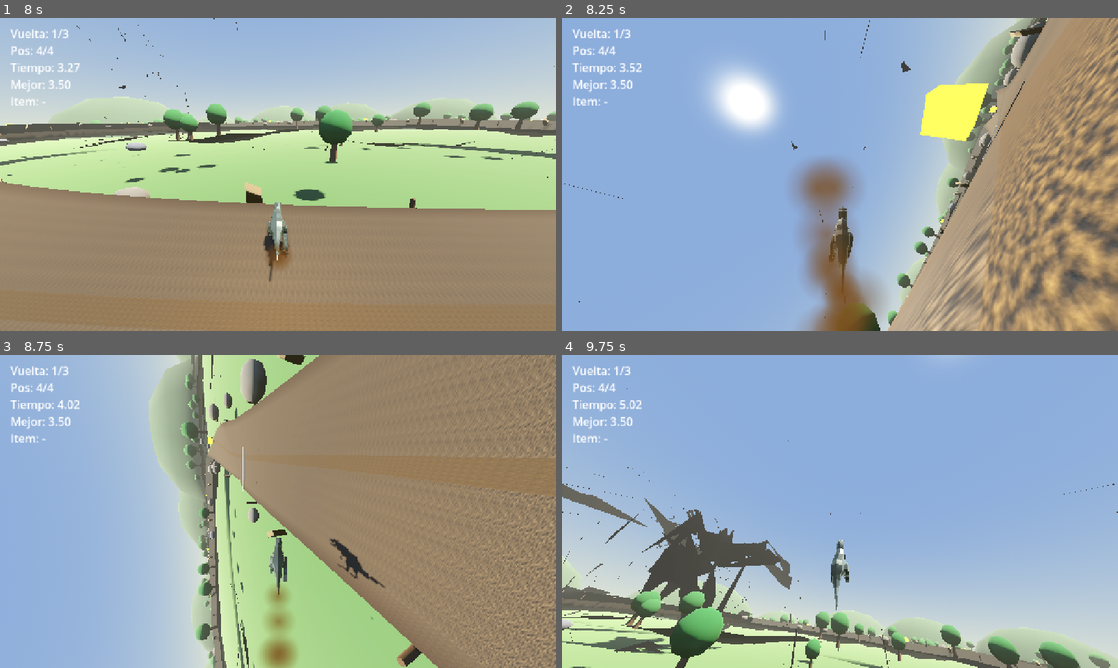
Above: before the commit, frames 1-4 (two rows, left to right).
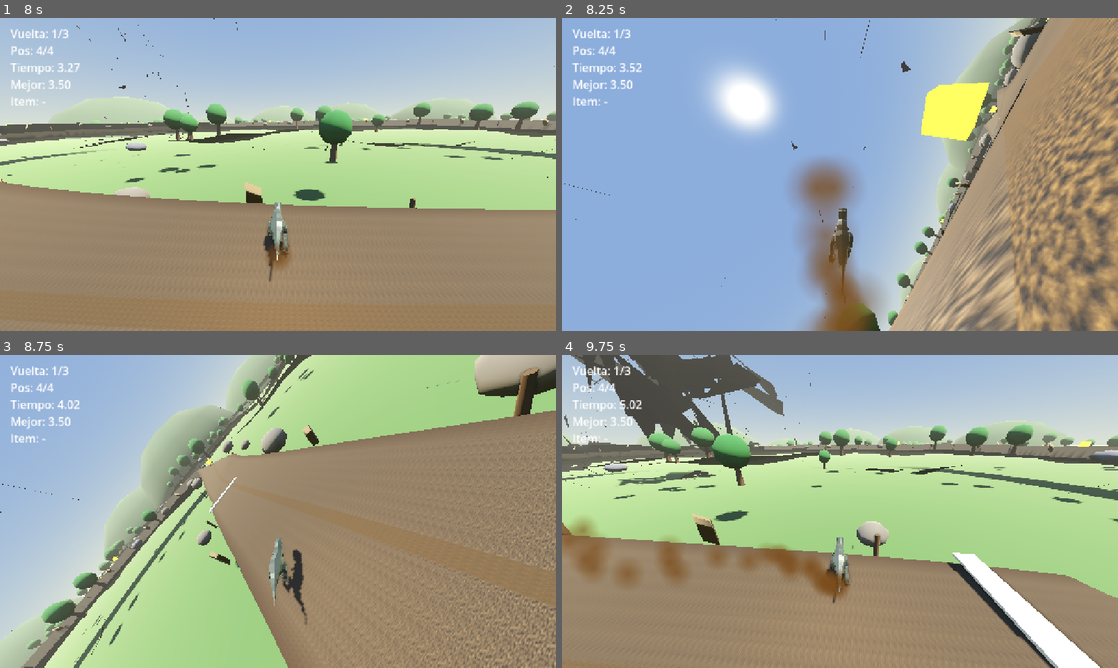
Above: after the commit, the same moments.

Repository: antoniojmonge/dinogame
Game: Godot game, scene res://scenes/menu.tscn
Same seed, same stepped clock (60 frames per second), same inputs: the game is played once before the commit and once after it.
Inputs:
- Up to frame 1 (8 s): click "Empezar juego" at 0.5 s; tap Enter at 1.25, 3.6, 6.6 s; hold D (move_right) 1.28-2.03 s; tap E (ability) at 1.35, 4.35, 7.35 s; tap Space (jump) at 1.52, 2.27, 3.77, 4.52, 5.27, 6.77, 7.52 s; hold A (move_left) 2.03-2.78 s; tap Shift (drift) at 2.1, 5.1 s; hold D (move_right) 2.78-4.28 s; tap F (use_item) at 2.85, 5.85 s; hold A (move_left) 4.28-6.53 s; hold D (move_right) from 6.53 s (still down)
- Up to frame 2 (8.25 s): keep holding D (move_right); tap Shift (drift) at 8.1 s
- Up to frame 3 (8.75 s): keep holding D (move_right); tap Space (jump) at 8.27 s
- Up to frame 4 (9.75 s): release D (move_right) at 8.78 s; hold A (move_left) from 8.78 s (still down); tap F (use_item) at 8.85 s; tap Enter at 9.6 s

Frame 1 is identical in both runs. In frame 2, 11% of the frame differs, in the area x 2-100%, y 0-100%; in frame 3, 56%; in frame 4, 95%, in the area x 0-100%, y 0-100%.

Commit message:
Empuje suave al centro si el dino se acerca al borde
- DinoBase calcula el desvio lateral respecto a la linea de carrera

- Si supera el limite, aplica una fuerza lateral de vuelta al centro

- track.gd expone half_width()

Diff:
--- a/scripts/dino_base.gd
+++ b/scripts/dino_base.gd
@@ -41,6 +41,9 @@
 var speed := 0.0
 var up_dir := Vector3.UP
 var held_power := ""
+
+var _track_path := PackedVector3Array()
+var _edge_limit := 4.5
 
 var _vertical := 0.0
 var _air_time := 0.0
@@ -67,6 +70,10 @@
 	_setup_smoke()
 	up_direction = up_dir
 	floor_max_angle = deg_to_rad(85.0)
+	var track: Node = get_tree().get_first_node_in_group("track")
+	if track != null and track.has_method("path_points"):
+		_track_path = track.path_points()
+		_edge_limit = track.half_width() - 1.0
 
 
 func _setup_smoke() -> void:
@@ -127,6 +134,33 @@
 	_stun_time = maxf(_stun_time, duration)
 
 
+func _edge_push() -> Vector3:
+	if _track_path.is_empty():
+		return Vector3.ZERO
+	var idx := 0
+	var best := INF
+	for i in _track_path.size():
+		var d := _track_path[i].distance_squared_to(global_position)
+		if d < best:
+			best = d
+			idx = i
+	var center: Vector3 = _track_path[idx]
+	var nxt: Vector3 = _track_path[(idx + 1) % _track_path.size()]
+	var tangent := nxt - center
+	tangent.y = 0.0
+	if tangent.length_squared() < 0.001:
+		return Vector3.ZERO
+	tangent = tangent.normalized()
+	var right := tangent.cross(Vector3.UP).normalized()
+	var to_dino := global_position - center
+	to_dino.y = 0.0
+	var offset := to_dino.dot(right)
+	if absf(offset) <= _edge_limit:
+		return Vector3.ZERO
+	var push := clampf((absf(offset) - _edge_limit) * 1.5, 0.0, 12.0)
+	return -right * signf(offset) * push
+
+
 func apply_obstacle_hit(slowdown: float, bounce: float) -> void:
 	if _shield_time > 0.0:
 		return
@@ -214,6 +248,7 @@
 		target_speed = 0.0
 	speed = move_toward(speed, target_speed, acceleration * delta)
 	velocity = fwd * speed + Vector3.UP * _vertical
+	velocity += _edge_push()
 
 	move_and_slide()
 
--- a/scripts/track.gd
+++ b/scripts/track.gd
@@ -53,6 +53,10 @@
 
 func path_points() -> PackedVector3Array:
 	return _path
+
+
+func half_width() -> float:
+	return road_width * 0.5
 
 
 func _build_rivals() -> void:
